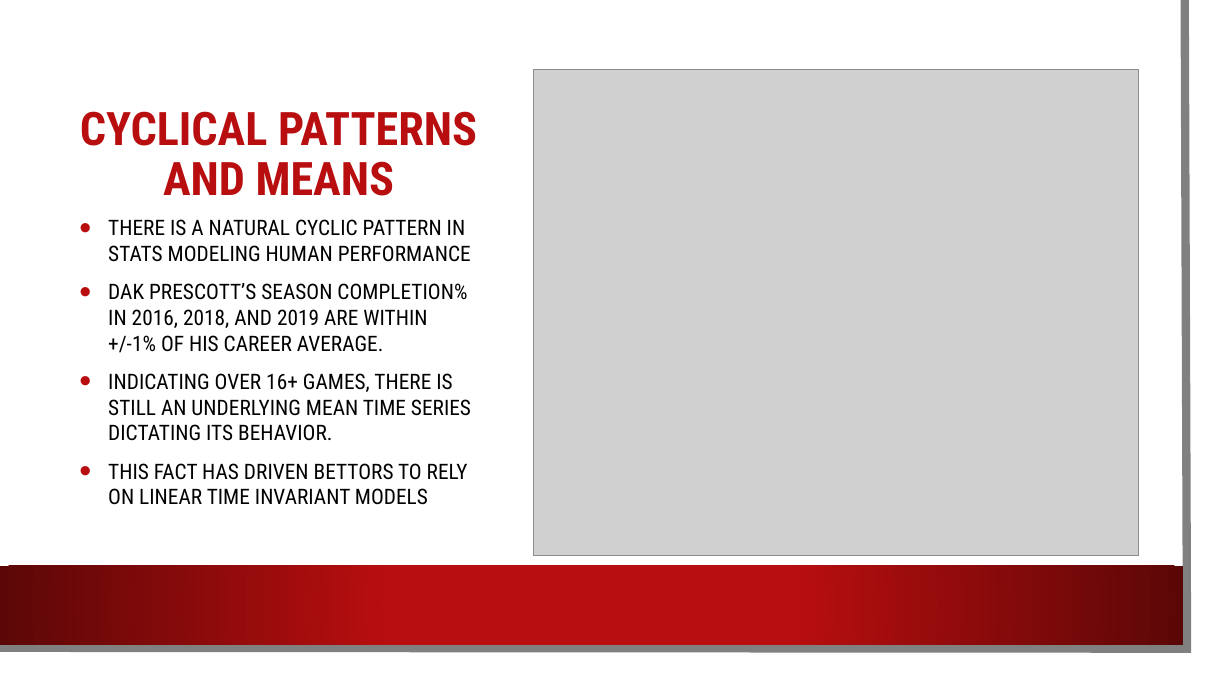
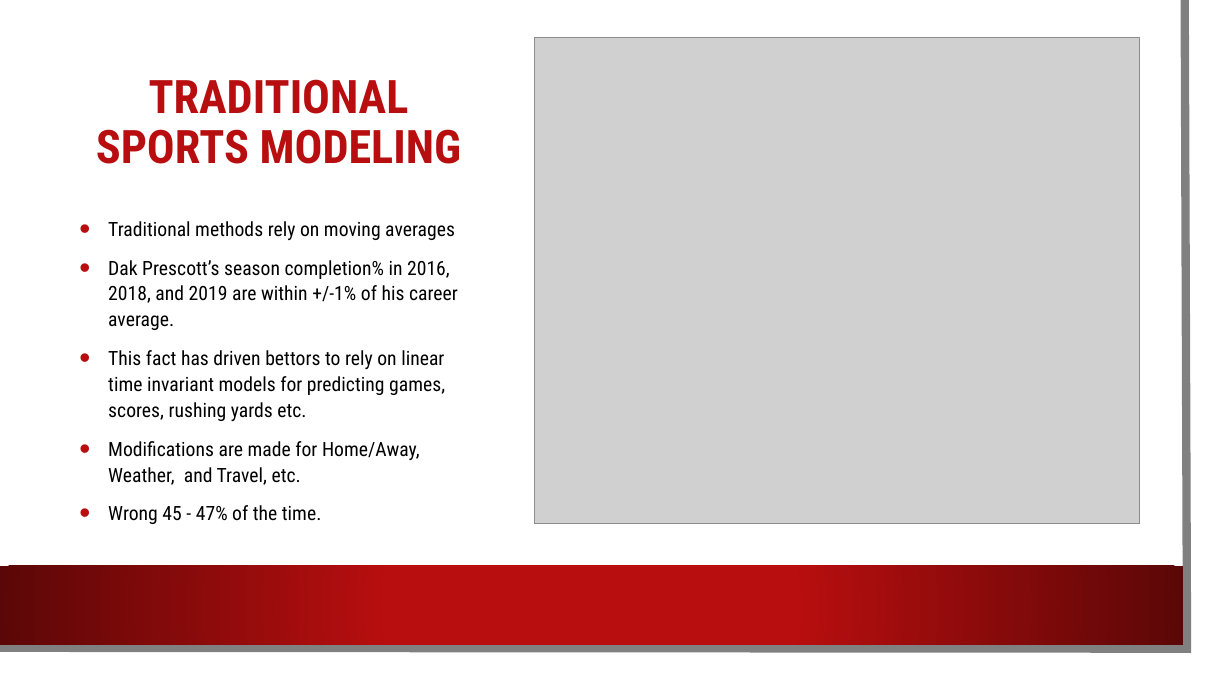
Before and after one commit to realdanielbyrne/NfL-Time-Series-Modeling, a slide deck: slide 3 of dbyrne_predicting_nfl_scores.pptx. Drawn at 1232x693 pixels with LibreOffice and Linux fonts; fonts in the diff are those of the drawing; grey boxes stand for pictures; background and template pictures are left out. Boxes give left, top, right and bottom in pixels: in the first picture for what was removed or moved away, otherwise in the second. Text is boxed around its words. In the diff, an @@ line names an element or a change of style, - is before the commit and + after.

```diff
--- a/dbyrne_predicting_nfl_scores.pptx
+++ b/dbyrne_predicting_nfl_scores.pptx
@@ picture moved from (x1=533, y1=69, x2=1139, y2=555) to (x1=534, y1=38, x2=1140, y2=524) @@
@@ title at (x1=96, y1=79, x2=461, y2=164): text changed @@
-CYCLICAL PATTERNS AND MEANS
+TRADITIONAL SPORTS MODELING
@@ text at (x1=108, y1=221, x2=458, y2=524): text changed; size 16.6 to 15.3 pt @@
-• THERE IS A NATURAL CYCLIC PATTERN IN STATS MODELING HUMAN PERFORMANCE
-• DAK PRESCOTT’S SEASON COMPLETION% IN 2016, 2018, AND 2019 ARE WITHIN +/-1% OF HIS CAREER AVERAGE.
-• INDICATING OVER 16+ GAMES, THERE IS STILL AN UNDERLYING MEAN TIME SERIES DICTATING ITS BEHAVIOR.
-• THIS FACT HAS DRIVEN BETTORS TO RELY ON LINEAR TIME INVARIANT MODELS
+• Traditional methods rely on moving averages
+• Dak Prescott’s season completion% in 2016, 2018, and 2019 are within +/-1% of his career average.
+• This fact has driven bettors to rely on linear time invariant models for predicting games, scores, rushing yards etc.
+• Modifications are made for Home/Away, Weather, and Travel, etc.
+• Wrong 45 - 47% of the time.
```
Also in this commit, not shown: 12 other slides changed, 1 slide added, 4 other files.
